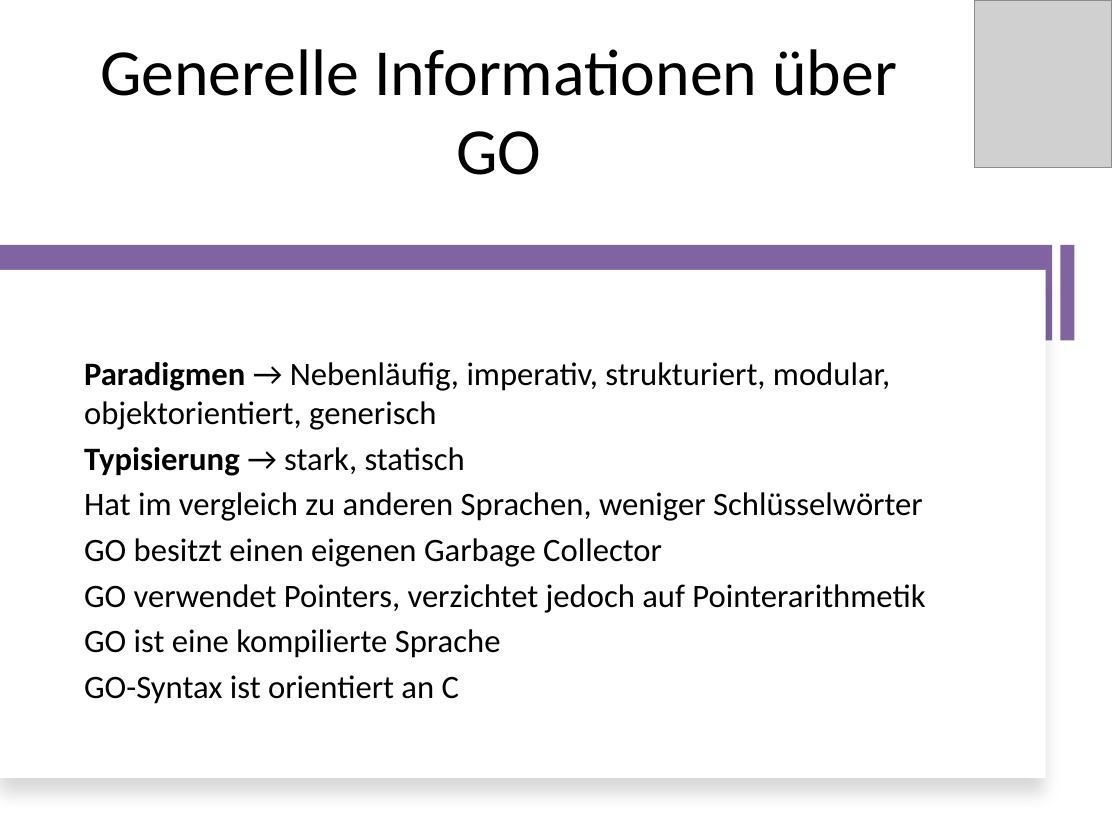
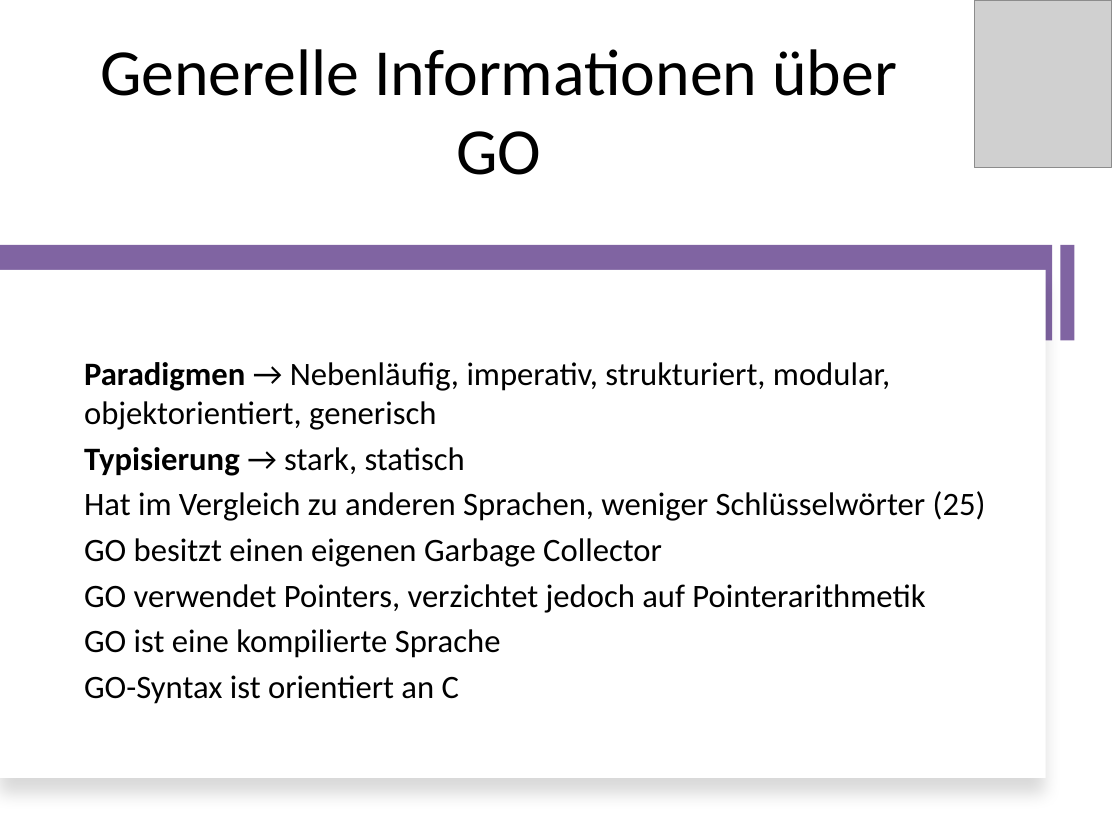
Before and after one commit to RatedNextGen/pcp-go, a slide deck: slide 5 of presentation/GO-Präsi.pptx. Drawn at 1120x840 pixels with LibreOffice and Linux fonts; fonts in the diff are those of the drawing; grey boxes stand for pictures. Boxes give left, top, right and bottom in pixels: in the first picture for what was removed or moved away, otherwise in the second. Text is boxed around its words. In the diff, an @@ line names an element or a change of style, - is before the commit and + after.

```diff
--- a/presentation/GO-Präsi.pptx
+++ b/presentation/GO-Präsi.pptx
@@ text at box(84, 491, 986, 521): text changed @@
-Hat im vergleich zu anderen Sprachen, weniger Schlüsselwörter
+Hat im Vergleich zu anderen Sprachen, weniger Schlüsselwörter (25)
```
Also in this commit, not shown: 6 other slides changed, 2 slides added, 1 other file.
